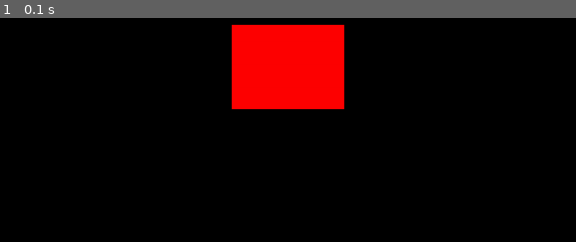
Above: before the commit, frame 1.
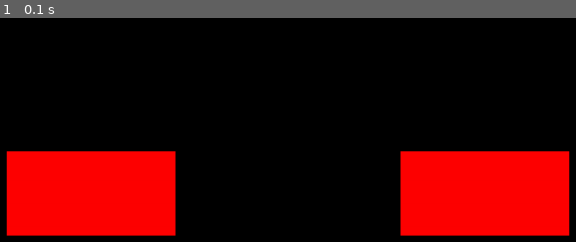
Above: after the commit, the same moment.

Repository: soyleremo3/AI-Machine_Learning
Game: pygame game, started from MyWorkSpace/Basketball.py
Two runs of this game, one before a commit and one after it. Both use one fixed random seed, a clock stepped at 60 frames per second and the inputs below.
Inputs:
- Up to frame 1 (0.1 s): no input

The runs differ from the first frame. In frame 1, 30% of the frame differs, in the area x 1-99%, y 2-98%.

Commit message:
Rect's drawed

Diff:
--- a/MyWorkSpace/Basketball.py
+++ b/MyWorkSpace/Basketball.py
@@ -16,7 +16,8 @@
             isWorking = False
 
     #(right to left, up to down, width, height), it at the top left corner of the screen
-    pygame.draw.rect(screen, (255, 0, 0), (700, 425, 200, 150))
+    pygame.draw.rect(screen, (255, 0, 0), (300, 650, 300, 150))
+    pygame.draw.rect(screen, (255, 0, 0), (1000, 650, 300, 150))
     pygame.display.flip()
 
 pygame.quit()
